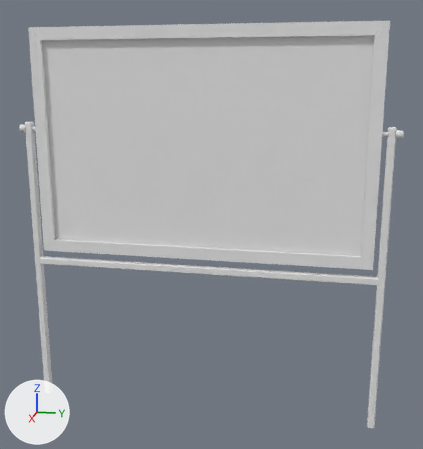
An edit to the FBX model The Outer Frame/Assets/Models/board-model.fbx, drawn before and after from the same camera.
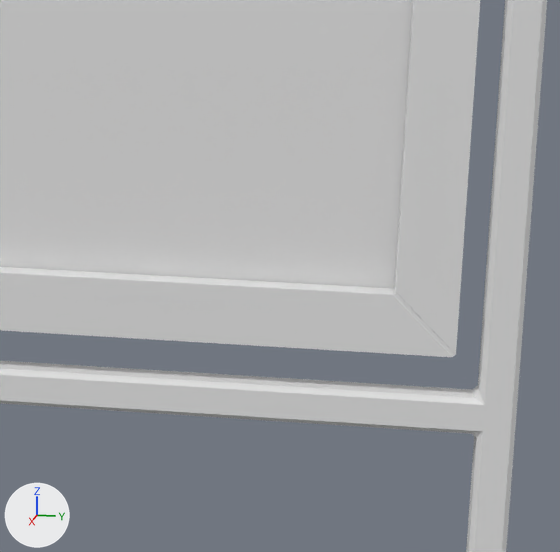
Each version appears first whole from a 50 mm lens placed at (2.491, 0.545, 0.278), pointed at (0.007, 0.048, -0.343), and next in a close-up on the part from 66% to 93% of the width and 44% to 69% of the height. Every picture has the same lights, and +X, +Y and +Z are marked at lower left.

In view in the first close-up: 'board', 'boardStand', 'boardSupport'.
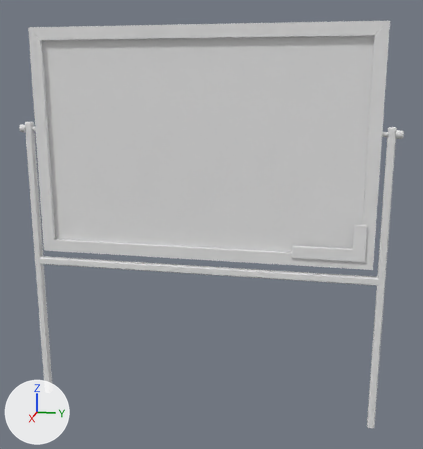
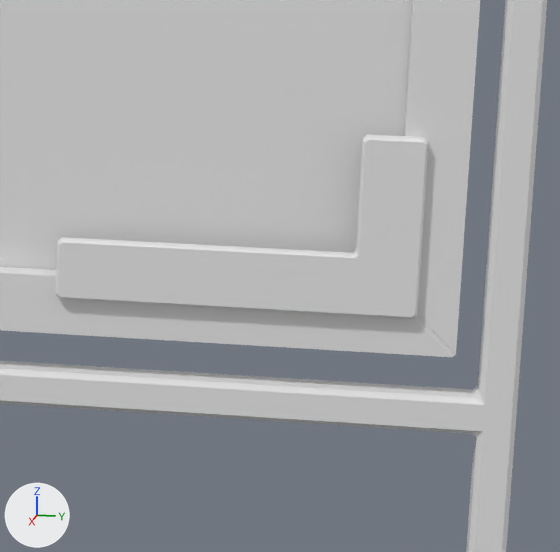
The change, as a list of edits to the scene's bpy script:
```text
Change me_cube_001:
    used by ob_board; location = (0.0, 0.0, 0.0)
    remove me_cube_001.from_pydata(...)  # 84 vertices, 73 faces; spans x 0.0..0.04, y -0.75..0.75, z -0.5..0.5
    add me_cube_001.from_pydata(...)  # 120 vertices, 100 faces; spans x 0.0..0.05, y -0.75..0.75, z -0.5..0.5
    me_cube_001 part 1: a new loose piece of 36 vertices spanning x 0.04..0.05, y 0.41..0.72, z -0.47..-0.31, in mat_board_mat (its picture is missing)
```

Location of each change, (x1, y1, x2, y2) in pixels of the close-ups (560 x 552 px):
part 1 of me_cube_001, added
    after: (55, 134, 428, 319)
